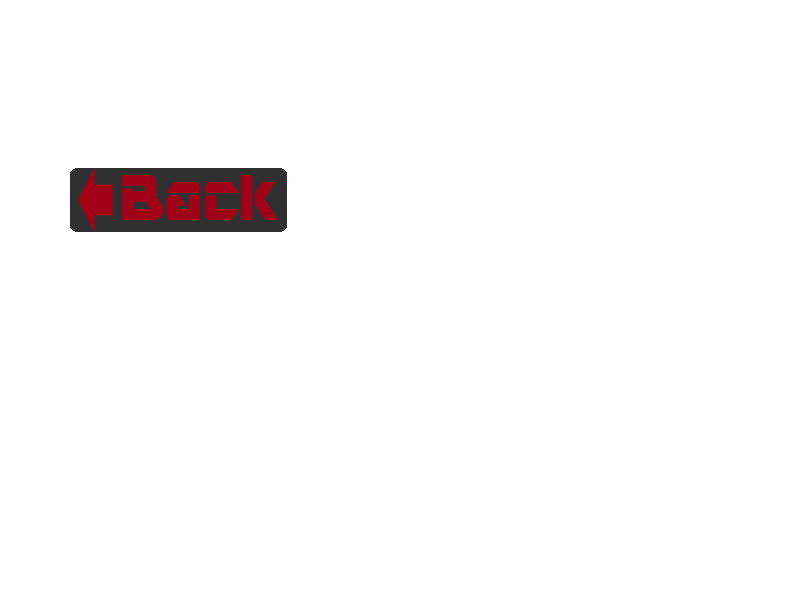
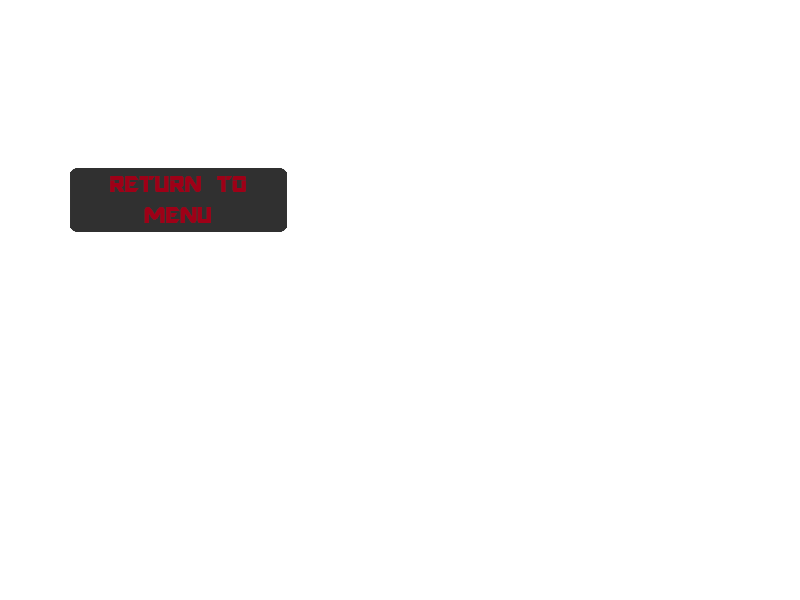
Comparing the layer stacks of the two 800px x 600px images. Changes:
removed layer "Back" over (122, 175, 279, 220)
removed layer "Shape 2" over (78, 168, 113, 232)
added layer "RETURN TO MENU" above "Rounded Rectangle 1" over (110, 176, 246, 223)
